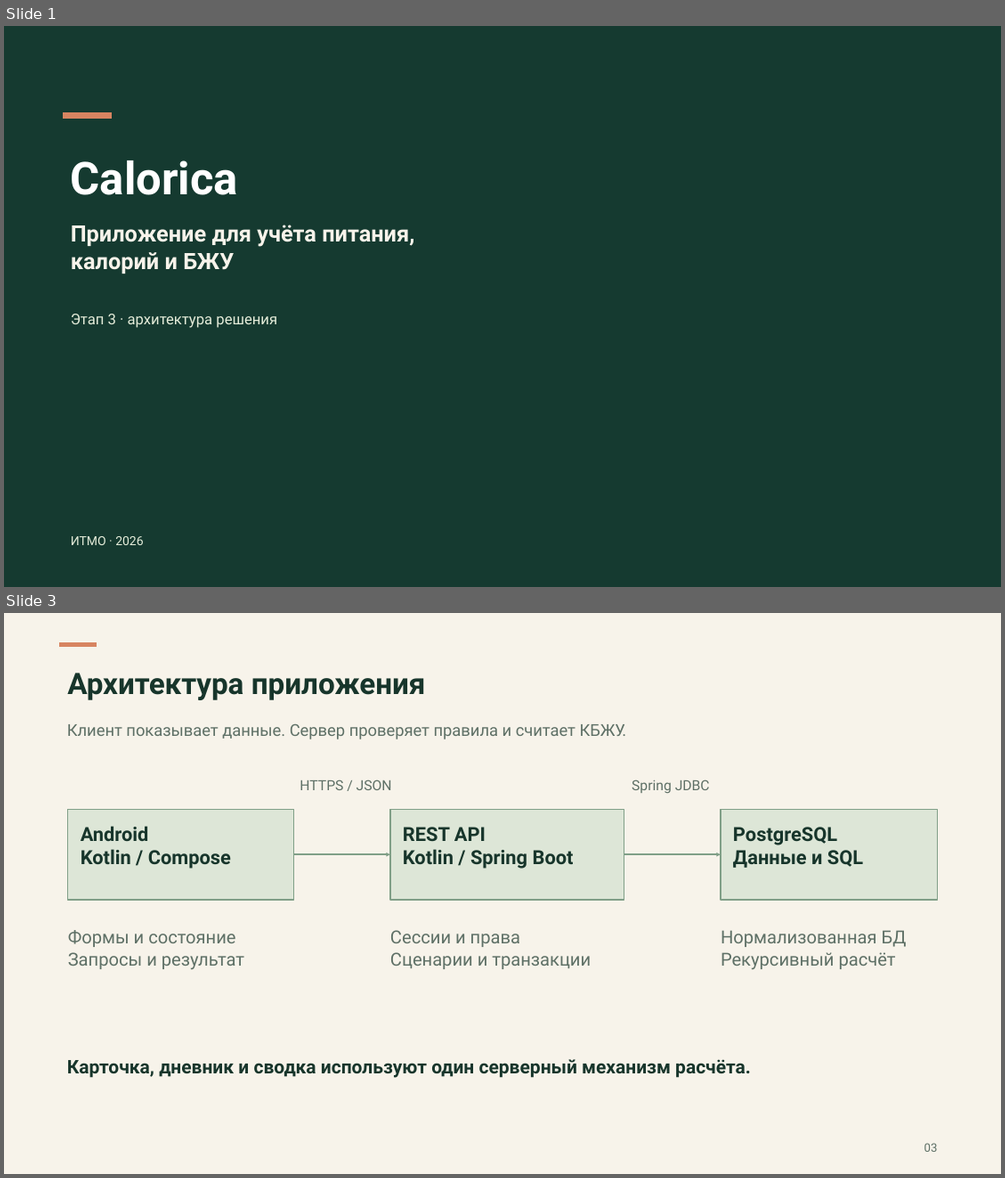
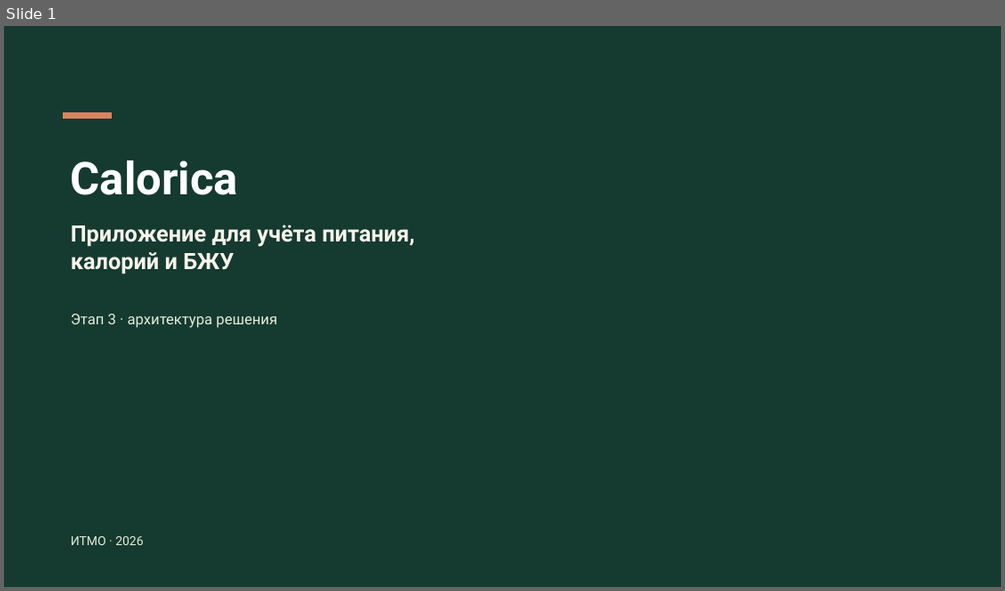
Before and after one commit to rurkk/Calorica, a slide deck: docs/semester-mvp/stage-3/Calorica-stage-3.pptx. Shown one above the other, each under a label of ours: slides 1 and 3 before the commit, slide 1 after it; the slides between them are not shown. The pictures are 1005x1178 and 1005x591 pixels, drawn with LibreOffice and Linux fonts; fonts in the diff are those of the drawing; background and template pictures are left out. Boxes give left, top, right and bottom in pixels: in the first picture for what was removed or moved away, otherwise in the second. Text is boxed around its words. In the diff, an @@ line names an element or a change of style, - is before the commit and + after.

```diff
--- a/docs/semester-mvp/stage-3/Calorica-stage-3.pptx
+++ b/docs/semester-mvp/stage-3/Calorica-stage-3.pptx
@@ slide 3 removed at (4,613,1001,1174), background #F7F3EA @@
@@ rectangle removed at (60,643,96,647) @@
@@ text removed at (67,673,426,700) @@
-Архитектура приложения
@@ text removed at (67,724,627,739) @@
-Клиент показывает данные. Сервер проверяет правила и считает КБЖУ.
@@ text removed at (299,779,392,790) @@
-HTTPS / JSON
@@ text removed at (631,779,710,793) @@
-Spring JDBC
@@ rectangle removed at (67,809,293,900) @@
-Android
-Kotlin / Compose
@@ rectangle removed at (390,809,624,900) @@
-REST API
-Kotlin / Spring Boot
@@ rectangle removed at (720,809,938,900) @@
-PostgreSQL
-Данные и SQL
@@ arrow removed from (294, 854) to (390, 854) @@
@@ arrow removed from (624, 854) to (720, 854) @@
@@ text removed at (68,930,244,969) @@
-Формы и состояние
-Запросы и результат
@@ text removed at (390,930,591,969) @@
-Сессии и права
-Сценарии и транзакции
@@ text removed at (720,930,906,969) @@
-Нормализованная БД
-Рекурсивный расчёт
@@ text removed at (67,1059,751,1078) @@
-Карточка, дневник и сводка используют один серверный механизм расчёта.
@@ text removed at (924,1143,938,1151) @@
-03
```
Also in this commit, not shown: 8 slides added, 6 other slides removed, 33 other files.
